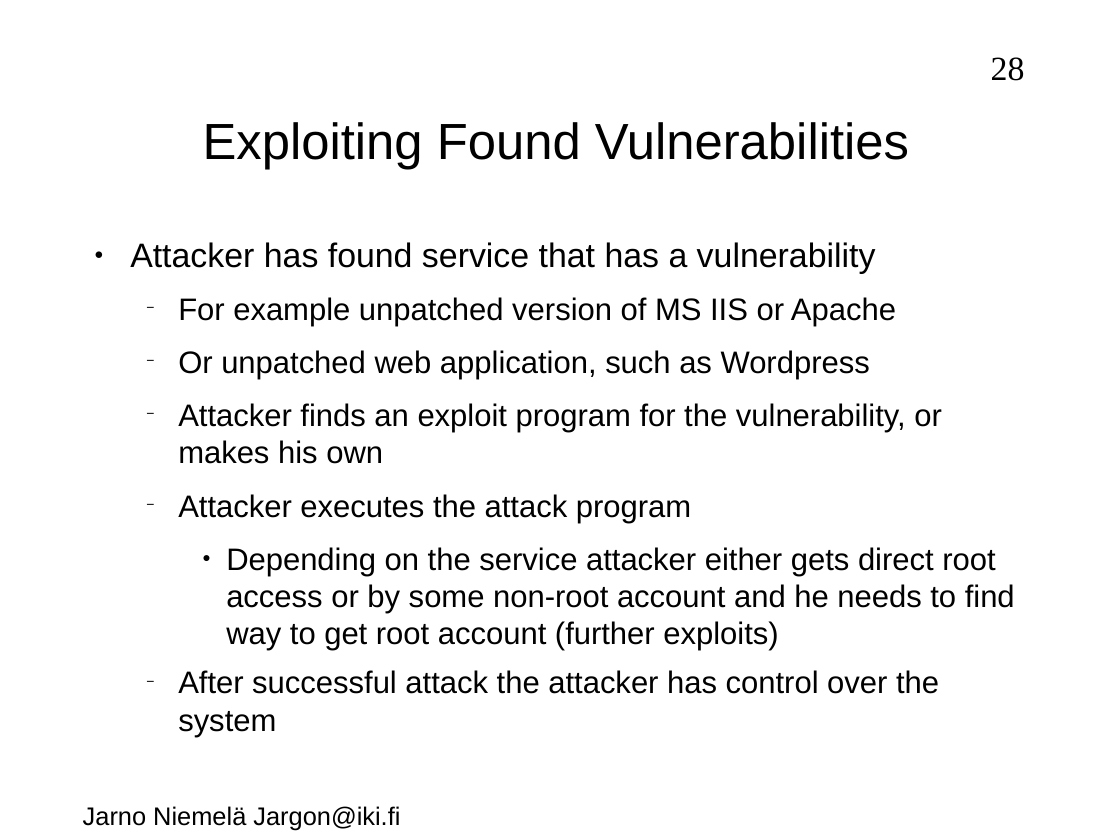
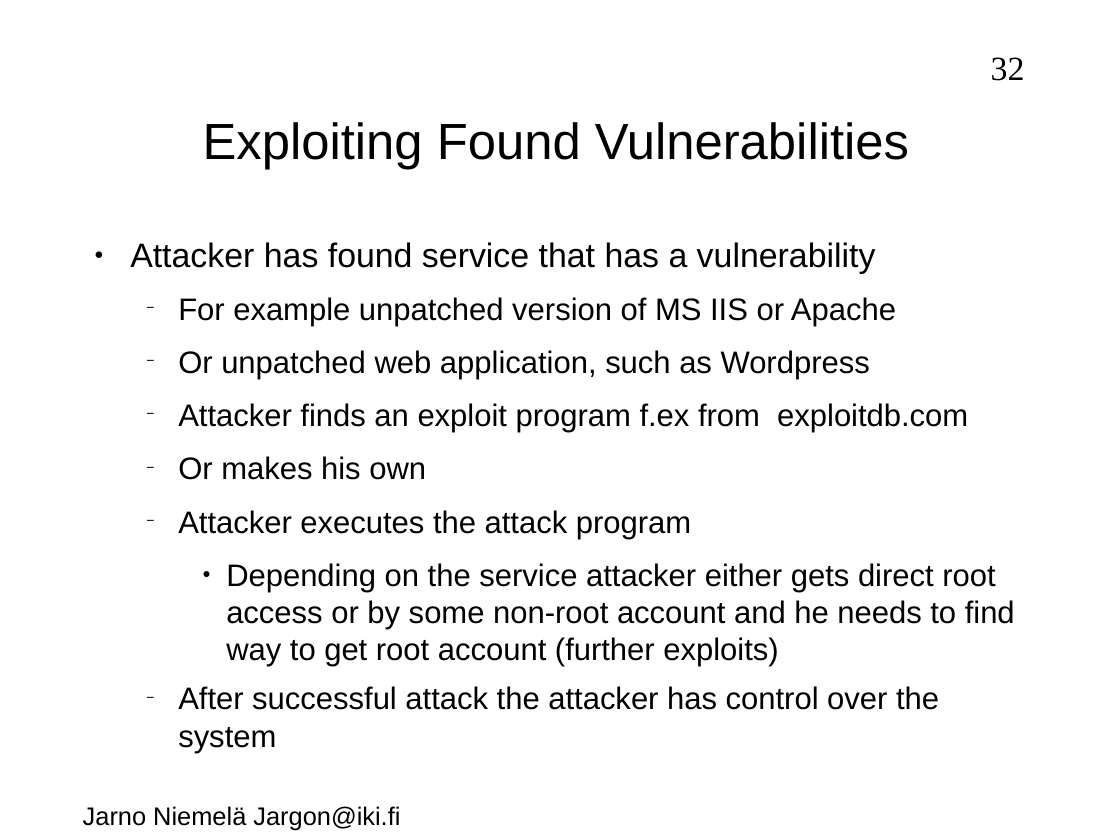
Before and after one commit to jarno-niemela/corporate_cyber_defence, a slide deck: slide 32 of NetworkSecurity/NetworkSecurity.odp (slide 28 before the commit). Drawn at 1120x840 pixels with LibreOffice and Linux fonts; fonts in the diff are those of the drawing; background and template pictures are left out. Boxes give left, top, right and bottom in pixels: in the first picture for what was removed or moved away, otherwise in the second. Text is boxed around its words. In the diff, an @@ line names an element or a change of style, - is before the commit and + after.

```diff
--- a/NetworkSecurity/NetworkSecurity.odp
+++ b/NetworkSecurity/NetworkSecurity.odp
@@ page number at (991,57,1025,81): text changed @@
-28
+32
@@ text at (178,403,968,480): text changed @@
-  − Attacker finds an exploit program for the vulnerability, or makes his own
+  − Attacker finds an exploit program f.ex from exploitdb.com
+  − Or makes his own
```
Also in this commit, not shown: 7 other slides changed, 5 slides added, 4 other files.
